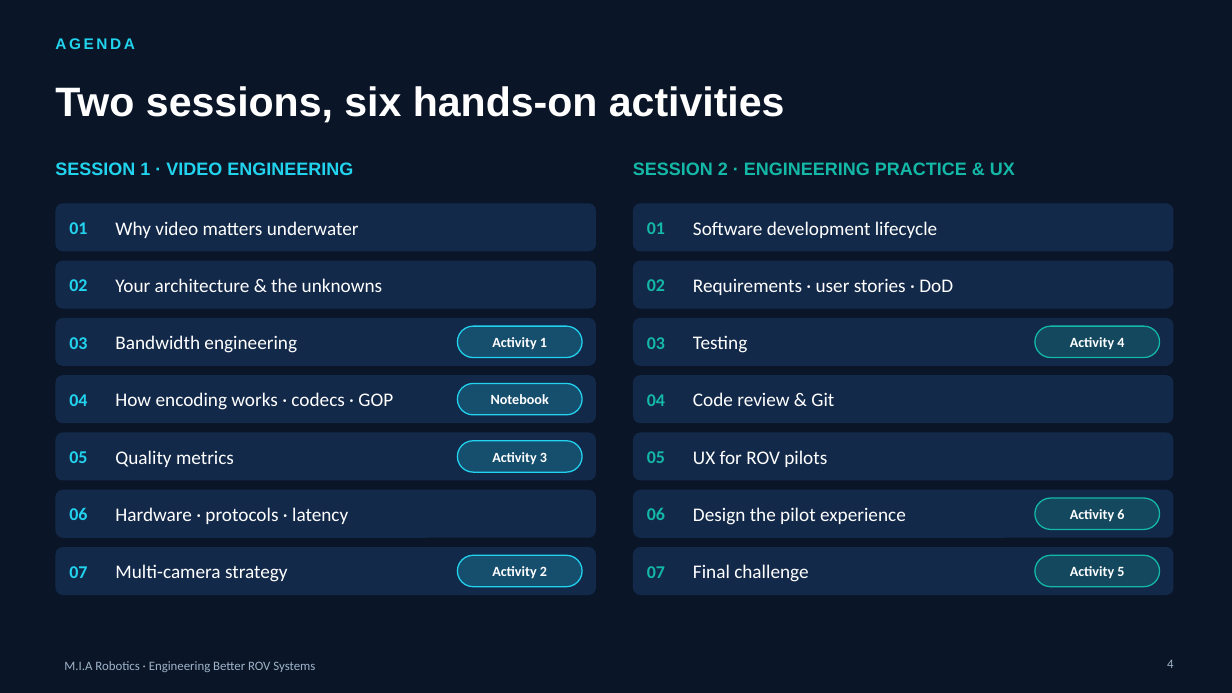
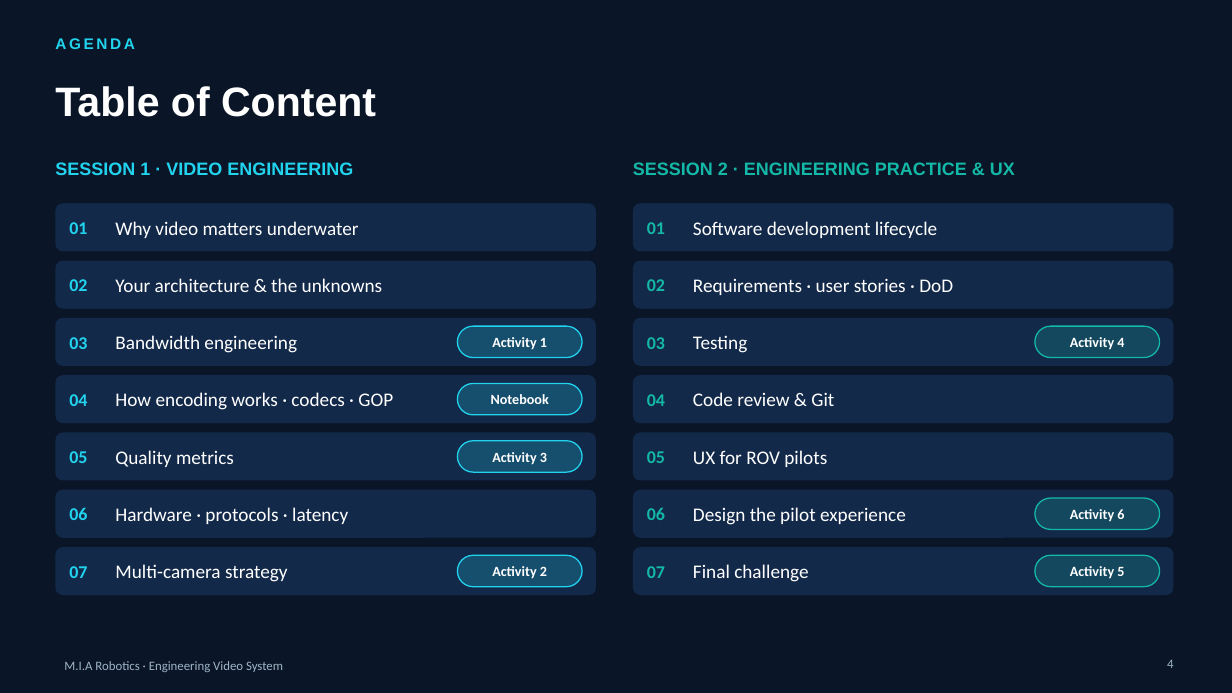
Before and after one commit to YoussefAbbas2001/video-streaming, a slide deck: slide 4 of presentation/MIA_Robotics_Workshop.pptx. Drawn at 1232x693 pixels with LibreOffice and Linux fonts; fonts in the diff are those of the drawing; background and template pictures are left out. Boxes give left, top, right and bottom in pixels: in the first picture for what was removed or moved away, otherwise in the second. Text is boxed around its words. In the diff, an @@ line names an element or a change of style, - is before the commit and + after.

```diff
--- a/presentation/MIA_Robotics_Workshop.pptx
+++ b/presentation/MIA_Robotics_Workshop.pptx
@@ title at box(55, 86, 376, 117): text changed @@
-Two sessions, six hands-on activities
+Table of Content
@@ text at box(64, 661, 283, 672): text changed @@
-M.I.A Robotics · Engineering Better ROV Systems
+M.I.A Robotics · Engineering Video System
```
Also in this commit, not shown: 72 other slides changed, 1 slide removed.
